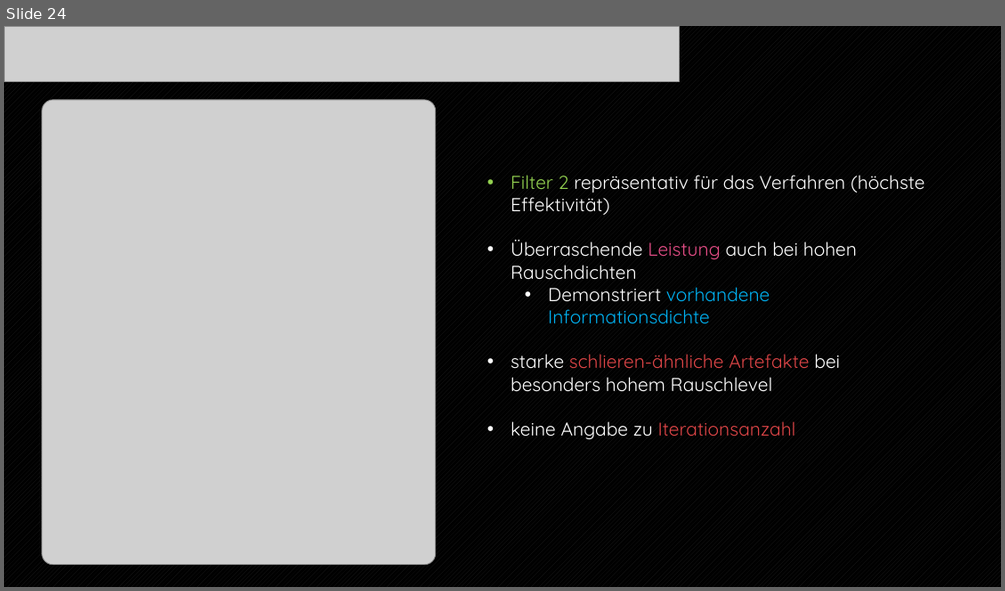
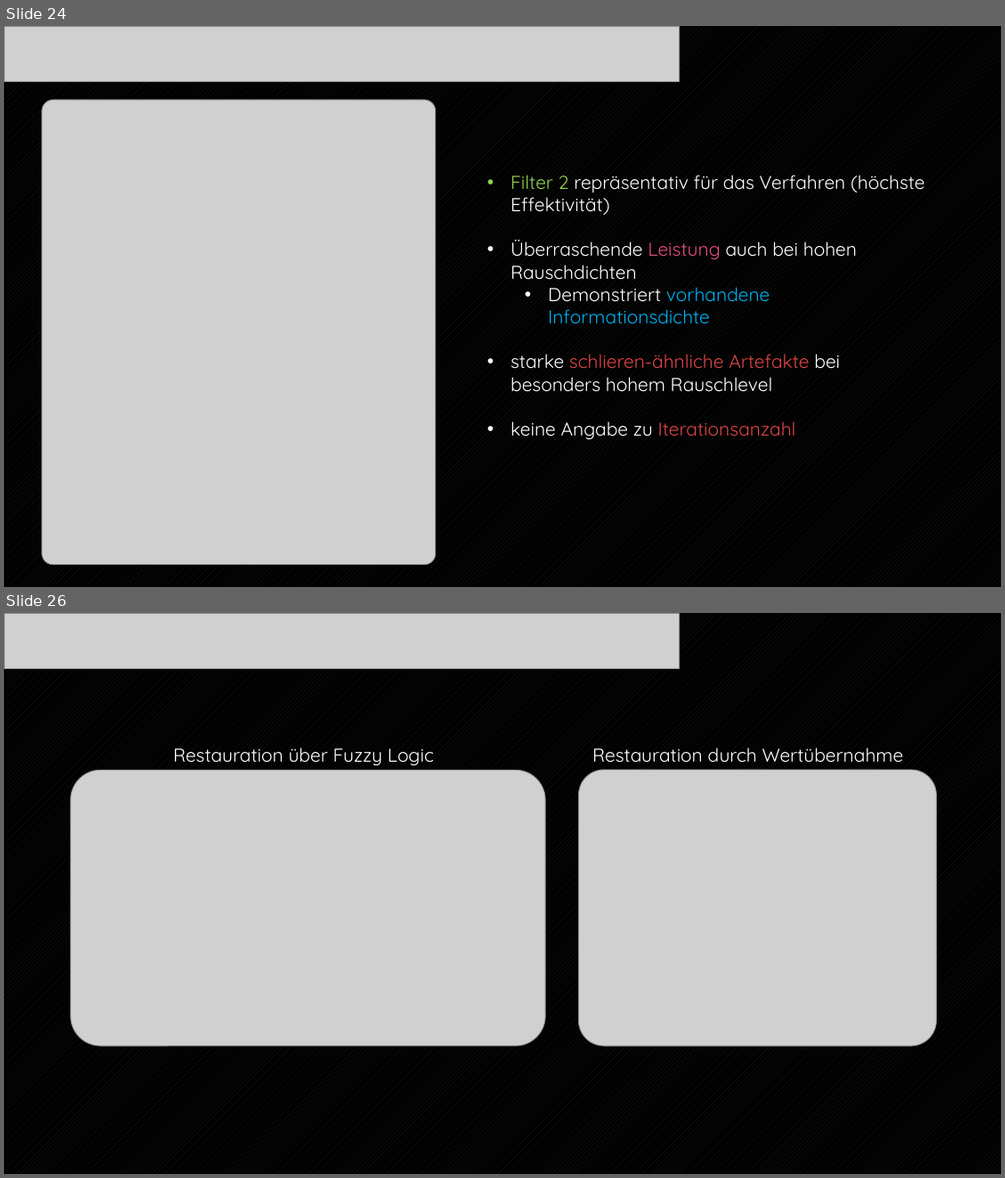
Before and after one commit to endorivium/informational-mastery, a slide deck: STI/CellularAutomata/2_presentation/STI_ZelluläreAutomaten_Ihrenberger.pptx. Shown one above the other, each under a label of ours: slide 24 before the commit, slides 24 and 26 after it; the slides between them are not shown. The pictures are 1005x591 and 1005x1178 pixels, drawn with LibreOffice and Linux fonts; fonts in the diff are those of the drawing; grey boxes stand for pictures. Boxes give left, top, right and bottom in pixels: in the first picture for what was removed or moved away, otherwise in the second. Text is boxed around its words. In the diff, an @@ line names an element or a change of style, - is before the commit and + after.

```diff
--- a/STI/CellularAutomata/2_presentation/STI_ZelluläreAutomaten_Ihrenberger.pptx
+++ b/STI/CellularAutomata/2_presentation/STI_ZelluläreAutomaten_Ihrenberger.pptx
@@ slide 26 added at (4, 613, 1001, 1174), background pattern #212121 on #000000 @@
@@ picture added at (4, 613, 679, 668) @@
@@ picture added at (71, 770, 545, 1046) @@
@@ text added at (173, 747, 434, 766), 18 pt, text #FFFFFF @@
+Restauration über Fuzzy Logic
@@ picture added at (578, 770, 937, 1046) @@
@@ text added at (592, 747, 904, 763), 18 pt, text #FFFFFF @@
+Restauration durch Wertübernahme
```
Also in this commit, not shown: 4 slides changed, 2 other slides added, 2 slides removed, 2 other files.
